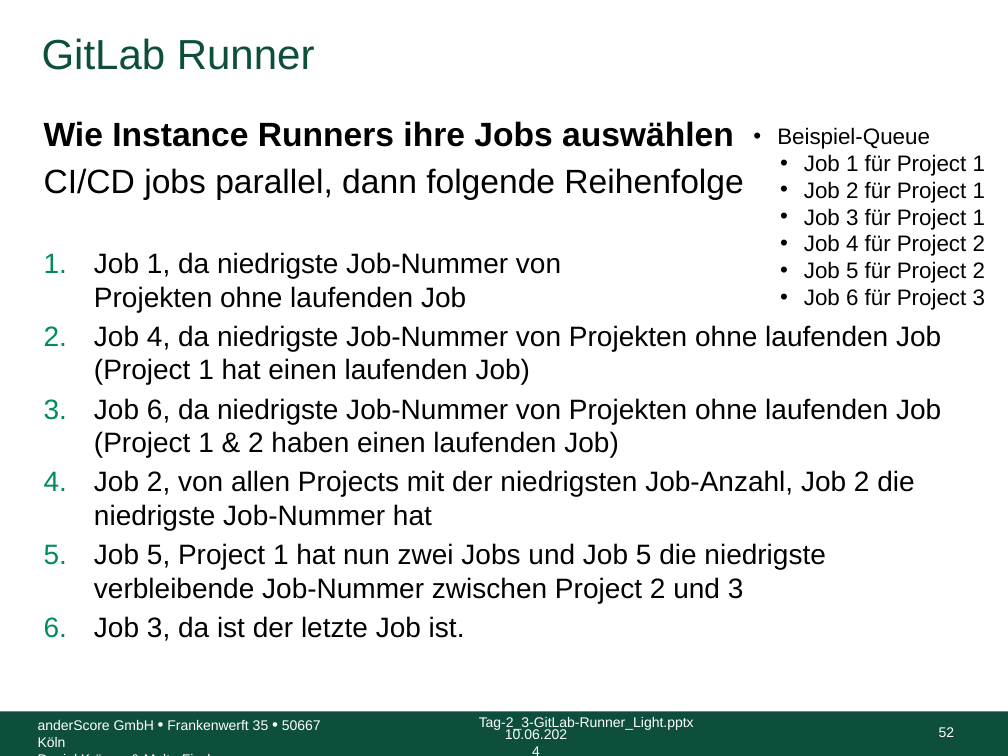
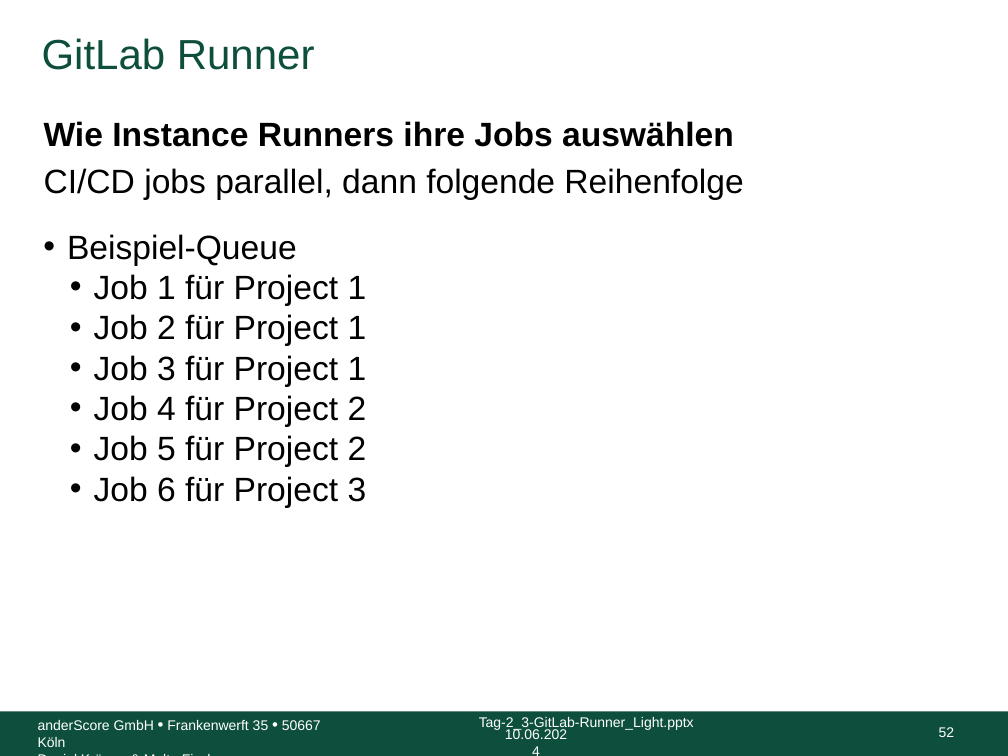
Before and after one commit to anderscore-gmbh/gitlab, a slide deck: slide 52 of slides/Tag-2_3-GitLab-Runner_Light.pptx. Drawn at 1008x756 pixels with LibreOffice and Linux fonts; fonts in the diff are those of the drawing; background and template pictures are left out. Boxes give left, top, right and bottom in pixels: in the first picture for what was removed or moved away, otherwise in the second. Text is boxed around its words. In the diff, an @@ line names an element or a change of style, - is before the commit and + after.

Commit message:
Reihenfolge der Jobs

```diff
--- a/slides/Tag-2_3-GitLab-Runner_Light.pptx
+++ b/slides/Tag-2_3-GitLab-Runner_Light.pptx
@@ text "Beispiel-Queue": place and size @@
-text "Beispiel-Queue" at [777, 127, 985, 310]
+text "Beispiel-Queue" at [67, 234, 367, 508]
@@ text "Beispiel-Queue" at [67, 234, 367, 508]: size 16 to 24 pt @@
@@ text at [94, 252, 941, 641]: paragraphs removed @@
-1. Job 1, da niedrigste Job-Nummer von
-   Projekten ohne laufenden Job
-2. Job 4, da niedrigste Job-Nummer von Projekten ohne laufenden Job (Project 1 hat einen laufenden Job)
-3. Job 6, da niedrigste Job-Nummer von Projekten ohne laufenden Job (Project 1 & 2 haben einen laufenden Job)
-4. Job 2, von allen Projects mit der niedrigsten Job-Anzahl, Job 2 die niedrigste Job-Nummer hat
-5. Job 5, Project 1 hat nun zwei Jobs und Job 5 die niedrigste verbleibende Job-Nummer zwischen Project 2 und 3
-6. Job 3, da ist der letzte Job ist.
```
Also in this commit, not shown: 1 other slide changed.
